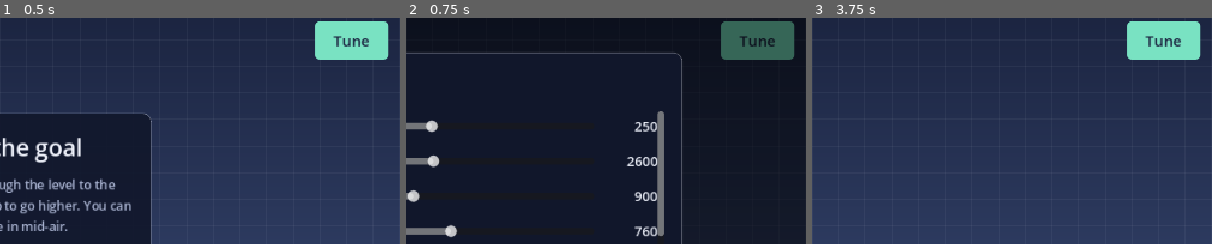
Above: before the commit, frames 1-3 (left to right).
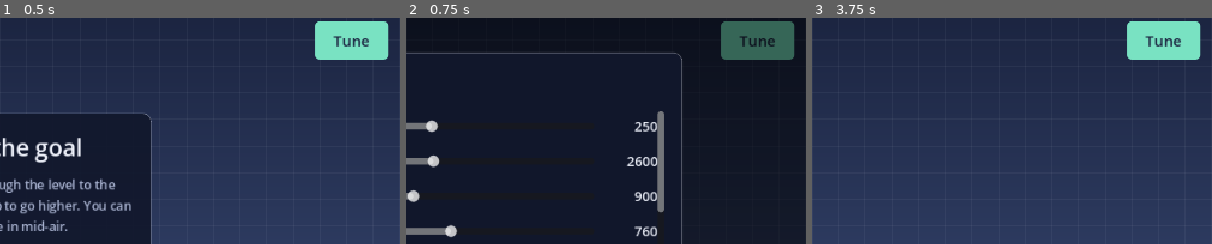
Above: after the commit, the same moments.

Repository: Wut-Lab/Gdtest
Game: Godot game, scene res://scenes/main.tscn
Two runs of this game, one before a commit and one after it. Both use one fixed random seed, a clock stepped at 60 frames per second and the inputs below.
Inputs (mouse positions are % of the whole screen's width and height, from its top left):
- Up to frame 1 (0.5 s): no input
- Up to frame 2 (0.75 s): click "Tune" at 0.5 s
- Up to frame 3 (3.75 s): click "Play" at 1.25 s; click "Play" at 2 s; click "Done" at 2.75 s; move the mouse to (72, 45) at 3.52 s; hold Right (move_right) from 3.53 s (still down); hold Space (jump) from 3.53 s (still down); click (72, 45) at 3.67 s
The pictures show only the part of the screen within x 50-100%, y 1-51%; the shares and areas given below are measured in that part.

Frame 1 is identical in both runs. In frame 2, 0.2% of the frame differs, in the area x 62-65%, y 85-97%; in frame 3, nothing differs.

Commit message:
Add rubber wall tile and a rubber chimney to level 1
- Rubber wall (W): yellow rubber turned on its side. Running into it throws you
  back (90% of your speed, at least 320 px/s) with a small hop, and ignores
  steering for 0.25 s so the kick is felt. Hitting it mid-air while holding
  jump wall-jumps up and away. Its top bounces like rubber.
- Level 1 ends with a chimney: a rubber pillar facing the tower's rubber face,
  climbed by wall-jumping; a parapet stops overshoots next to the goal. Blue
  warp now skips the rubber-pad section instead.
- Tuning panel: rubber wall kick, wall jump and no-steer time.
- Level editor: rubber wall tile. Bot climbs rubber walls.

Co-Authored-By: Claude Opus 5.5 <noreply@anthropic.com>
Claude-Session: https://claude.ai/code/session_013BExeN3Av7UrPxUm7ac5Ht

Diff:
--- a/art/tileset.tres
+++ b/art/tileset.tres
@@ -15,10 +15,16 @@
 3:0/0 = 0
 3:0/0/physics_layer_0/polygon_0/points = PackedVector2Array(-16, -16, 16, -16, 16, 16, -16, 16)
 3:0/0/custom_data_0 = true
+4:0/0 = 0
+4:0/0/physics_layer_0/polygon_0/points = PackedVector2Array(-16, -16, 16, -16, 16, 16, -16, 16)
+4:0/0/custom_data_0 = true
+4:0/0/custom_data_1 = true
 
 [resource]
 tile_size = Vector2i(32, 32)
 physics_layer_0/collision_layer = 1
 custom_data_layer_0/name = "rubber"
 custom_data_layer_0/type = 1
+custom_data_layer_1/name = "rubber_wall"
+custom_data_layer_1/type = 1
 sources/0 = SubResource("TileSetAtlasSource_anfm0")
--- a/levels/level_01.tscn
+++ b/levels/level_01.tscn
@@ -6,17 +6,17 @@
 [ext_resource type="PackedScene" path="res://scenes/goal.tscn" id="4_j0sdw"]
 [ext_resource type="Script" path="res://scripts/goal.gd" id="5_jy02f"]
 
-[node name="Level01" type="Node2D" unique_id=2133621595]
+[node name="Level01" type="Node2D" unique_id=1044882721]
 script = ExtResource("1_mllcm")
 map_file = "res://levels/level_01.txt"
 teleporter_scene = ExtResource("2_q7ibo")
 
-[node name="Ground" type="TileMapLayer" parent="." unique_id=1555989535]
+[node name="Ground" type="TileMapLayer" parent="." unique_id=1589770661]
 tile_set = ExtResource("3_cg8v6")
 
-[node name="Start" type="Marker2D" parent="." unique_id=1882462106]
+[node name="Start" type="Marker2D" parent="." unique_id=1753432660]
 position = Vector2(80, 468)
 
-[node name="Goal" type="Area2D" parent="." unique_id=425612406 instance=ExtResource("4_j0sdw")]
+[node name="Goal" type="Area2D" parent="." unique_id=1148535668 instance=ExtResource("4_j0sdw")]
 position = Vector2(2832, 334)
 script = ExtResource("5_jy02f")
--- a/scenes/goal.tscn
+++ b/scenes/goal.tscn
@@ -5,8 +5,8 @@
 [sub_resource type="RectangleShape2D" id="RectangleShape2D_sx1j4"]
 size = Vector2(24, 24)
 
-[node name="Goal" type="Area2D" unique_id=425612406]
+[node name="Goal" type="Area2D" unique_id=1148535668]
 script = ExtResource("1_jbojv")
 
-[node name="CollisionShape2D" type="CollisionShape2D" parent="." unique_id=374717500]
+[node name="CollisionShape2D" type="CollisionShape2D" parent="." unique_id=317726945]
 shape = SubResource("RectangleShape2D_sx1j4")
--- a/scenes/hud.tscn
+++ b/scenes/hud.tscn
@@ -4,11 +4,11 @@
 [ext_resource type="Theme" path="res://art/ui_theme.tres" id="2_6fi6k"]
 [ext_resource type="Script" path="res://scripts/tuning_panel.gd" id="3_uo2fv"]
 
-[node name="HUD" type="CanvasLayer" unique_id=1189703492]
+[node name="HUD" type="CanvasLayer" unique_id=503562788]
 process_mode = 3
 script = ExtResource("1_5ysmq")
 
-[node name="Root" type="Control" parent="." unique_id=1531751814]
+[node name="Root" type="Control" parent="." unique_id=885602796]
 layout_mode = 3
 anchors_preset = 15
 anchor_right = 1.0
@@ -16,7 +16,7 @@
 mouse_filter = 2
 theme = ExtResource("2_6fi6k")
 
-[node name="TimeLabel" type="Label" parent="Root" unique_id=1674592352]
+[node name="TimeLabel" type="Label" parent="Root" unique_id=820754146]
 unique_name_in_owner = true
 layout_mode = 0
 offset_left = 14.0
@@ -26,7 +26,7 @@
 theme_type_variation = &"StatLabel"
 text = "0.00s"
 
-[node name="FallsLabel" type="Label" parent="Root" unique_id=1311657728]
+[node name="FallsLabel" type="Label" parent="Root" unique_id=582624327]
 unique_name_in_owner = true
 layout_mode = 0
 offset_left = 14.0
@@ -36,26 +36,26 @@
 theme_type_variation = &"SmallLabel"
 text = "Falls 0"
 
-[node name="StartMenu" type="CenterContainer" parent="Root" unique_id=2141828800]
+[node name="StartMenu" type="CenterContainer" parent="Root" unique_id=626468508]
 unique_name_in_owner = true
 layout_mode = 0
 anchor_right = 1.0
 anchor_bottom = 1.0
 
-[node name="Panel" type="PanelContainer" parent="Root/StartMenu" unique_id=72017611]
+[node name="Panel" type="PanelContainer" parent="Root/StartMenu" unique_id=487539717]
 layout_mode = 2
 
-[node name="Box" type="VBoxContainer" parent="Root/StartMenu/Panel" unique_id=84787759]
+[node name="Box" type="VBoxContainer" parent="Root/StartMenu/Panel" unique_id=1735828387]
 layout_mode = 2
 theme_override_constants/separation = 14
 
-[node name="Title" type="Label" parent="Root/StartMenu/Panel/Box" unique_id=1979405887]
+[node name="Title" type="Label" parent="Root/StartMenu/Panel/Box" unique_id=679315434]
 layout_mode = 2
 theme_type_variation = &"TitleLabel"
 text = "Reach the goal"
 horizontal_alignment = 1
 
-[node name="StartBody" type="Label" parent="Root/StartMenu/Panel/Box" unique_id=1318839684]
+[node name="StartBody" type="Label" parent="Root/StartMenu/Panel/Box" unique_id=1611095394]
 unique_name_in_owner = true
 custom_minimum_size = Vector2(320, 0)
 layout_mode = 2
@@ -66,34 +66,34 @@
 horizontal_alignment = 1
 autowrap_mode = 3
 
-[node name="PlayButton" type="Button" parent="Root/StartMenu/Panel/Box" unique_id=1357118927]
+[node name="PlayButton" type="Button" parent="Root/StartMenu/Panel/Box" unique_id=1932428893]
 unique_name_in_owner = true
 custom_minimum_size = Vector2(160, 44)
 layout_mode = 2
 size_flags_horizontal = 4
 text = "Play"
 
-[node name="WinMenu" type="CenterContainer" parent="Root" unique_id=533613211]
+[node name="WinMenu" type="CenterContainer" parent="Root" unique_id=1818120099]
 unique_name_in_owner = true
 visible = false
 layout_mode = 0
 anchor_right = 1.0
 anchor_bottom = 1.0
 
-[node name="Panel" type="PanelContainer" parent="Root/WinMenu" unique_id=1442260809]
+[node name="Panel" type="PanelContainer" parent="Root/WinMenu" unique_id=598415976]
 layout_mode = 2
 
-[node name="Box" type="VBoxContainer" parent="Root/WinMenu/Panel" unique_id=2086490521]
+[node name="Box" type="VBoxContainer" parent="Root/WinMenu/Panel" unique_id=1871867103]
 layout_mode = 2
 theme_override_constants/separation = 14
 
-[node name="Title" type="Label" parent="Root/WinMenu/Panel/Box" unique_id=895581892]
+[node name="Title" type="Label" parent="Root/WinMenu/Panel/Box" unique_id=1020633921]
 layout_mode = 2
 theme_type_variation = &"TitleLabel"
 text = "Goal reached"
 horizontal_alignment = 1
 
-[node name="ResultLabel" type="Label" parent="Root/WinMenu/Panel/Box" unique_id=2094290071]
+[node name="ResultLabel" type="Label" parent="Root/WinMenu/Panel/Box" unique_id=2085658110]
 unique_name_in_owner = true
 custom_minimum_size = Vector2(320, 0)
 layout_mode = 2
@@ -102,14 +102,14 @@
 horizontal_alignment = 1
 autowrap_mode = 3
 
-[node name="AgainButton" type="Button" parent="Root/WinMenu/Panel/Box" unique_id=577378178]
+[node name="AgainButton" type="Button" parent="Root/WinMenu/Panel/Box" unique_id=1208568601]
 unique_name_in_owner = true
 custom_minimum_size = Vector2(160, 44)
 layout_mode = 2
 size_flags_horizontal = 4
 text = "Play again"
 
-[node name="TuneButton" type="Button" parent="Root" unique_id=1223464221]
+[node name="TuneButton" type="Button" parent="Root" unique_id=1969520387]
 unique_name_in_owner = true
 layout_mode = 0
 anchor_left = 1.0
@@ -121,7 +121,7 @@
 focus_mode = 0
 text = "Tune"
 
-[node name="TuningPanel" type="Control" parent="Root" unique_id=1805080857]
+[node name="TuningPanel" type="Control" parent="Root" unique_id=1045437037]
 unique_name_in_owner = true
 anchors_preset = 0
 anchor_right = 1.0
--- a/scenes/main.tscn
+++ b/scenes/main.tscn
@@ -17,27 +17,27 @@
 height = 256
 fill_to = Vector2(0, 1)
 
-[node name="Main" type="Node" unique_id=513229366]
+[node name="Main" type="Node" unique_id=864145207]
 script = ExtResource("1_o6xl0")
 level_scene = ExtResource("2_tipki")
 player_scene = ExtResource("3_85g3d")
 
-[node name="Background" type="CanvasLayer" parent="." unique_id=295537445]
+[node name="Background" type="CanvasLayer" parent="." unique_id=2112834996]
 layer = -1
 
-[node name="Sky" type="TextureRect" parent="Background" unique_id=1005665200]
+[node name="Sky" type="TextureRect" parent="Background" unique_id=258648770]
 anchors_preset = 15
 anchor_right = 1.0
 anchor_bottom = 1.0
 texture = SubResource("GradientTexture2D_jkv2x")
 expand_mode = 1
 
-[node name="World" type="Node2D" parent="." unique_id=1282220434]
+[node name="World" type="Node2D" parent="." unique_id=1890396854]
 
-[node name="HUD" type="CanvasLayer" parent="." unique_id=1189703492 instance=ExtResource("4_choun")]
+[node name="HUD" type="CanvasLayer" parent="." unique_id=503562788 instance=ExtResource("4_choun")]
 process_mode = 3
 script = ExtResource("5_ya4ey")
 
-[node name="TouchControls" type="CanvasLayer" parent="." unique_id=268614523 instance=ExtResource("6_eb6dy")]
+[node name="TouchControls" type="CanvasLayer" parent="." unique_id=190659222 instance=ExtResource("6_eb6dy")]
 layer = 2
 script = ExtResource("7_trceg")
--- a/scenes/player.tscn
+++ b/scenes/player.tscn
@@ -8,18 +8,18 @@
 [sub_resource type="Gradient" id="Gradient_qhqgy"]
 colors = PackedColorArray(0.93333334, 0.94509804, 0.98039216, 0.9, 0.93333334, 0.94509804, 0.98039216, 0)
 
-[node name="Player" type="CharacterBody2D" unique_id=1564714648]
+[node name="Player" type="CharacterBody2D" unique_id=484297531]
 floor_snap_length = 4.0
 script = ExtResource("1_3vyb7")
 
-[node name="CollisionShape2D" type="CollisionShape2D" parent="." unique_id=419329616]
+[node name="CollisionShape2D" type="CollisionShape2D" parent="." unique_id=339726106]
 shape = SubResource("RectangleShape2D_g2els")
 
-[node name="Camera2D" type="Camera2D" parent="." unique_id=121314920]
+[node name="Camera2D" type="Camera2D" parent="." unique_id=707137153]
 position_smoothing_enabled = true
 position_smoothing_speed = 8.0
 
-[node name="Dust" type="CPUParticles2D" parent="." unique_id=878547768]
+[node name="Dust" type="CPUParticles2D" parent="." unique_id=1971571541]
 position = Vector2(0, 12)
 emitting = false
 lifetime = 0.4
--- a/scenes/teleporter.tscn
+++ b/scenes/teleporter.tscn
@@ -5,8 +5,8 @@
 [sub_resource type="RectangleShape2D" id="RectangleShape2D_pce0k"]
 size = Vector2(24, 24)
 
-[node name="Teleporter" type="Area2D" unique_id=1179825016]
+[node name="Teleporter" type="Area2D" unique_id=1516895863]
 script = ExtResource("1_vurns")
 
-[node name="CollisionShape2D" type="CollisionShape2D" parent="." unique_id=906878290]
+[node name="CollisionShape2D" type="CollisionShape2D" parent="." unique_id=1982708040]
 shape = SubResource("RectangleShape2D_pce0k")
--- a/scenes/touch_controls.tscn
+++ b/scenes/touch_controls.tscn
@@ -15,13 +15,13 @@
 [sub_resource type="CircleShape2D" id="CircleShape2D_tve8x"]
 radius = 46.0
 
-[node name="TouchControls" type="CanvasLayer" unique_id=268614523]
+[node name="TouchControls" type="CanvasLayer" unique_id=190659222]
 layer = 2
 script = ExtResource("1_c1tq5")
 
-[node name="Pad" type="Node2D" parent="." unique_id=550650096]
+[node name="Pad" type="Node2D" parent="." unique_id=232877648]
 
-[node name="Left" type="TouchScreenButton" parent="Pad" unique_id=321356249]
+[node name="Left" type="TouchScreenButton" parent="Pad" unique_id=1204616539]
 position = Vector2(18, 450)
 texture_normal = ExtResource("2_pefoi")
 texture_pressed = ExtResource("3_mc04f")
@@ -29,11 +29,11 @@
 passby_press = true
 action = "move_left"
 
-[node name="Arrow" type="Polygon2D" parent="Pad/Left" unique_id=1620543896]
+[node name="Arrow" type="Polygon2D" parent="Pad/Left" unique_id=2056087587]
 color = Color(0.93333334, 0.94509804, 0.98039216, 1)
 polygon = PackedVector2Array(29, 38, 45, 24, 45, 52)
 
-[node name="Right" type="TouchScreenButton" parent="Pad" unique_id=942963783]
+[node name="Right" type="TouchScreenButton" parent="Pad" unique_id=1333948127]
 position = Vector2(106, 450)
 texture_normal = ExtResource("2_pefoi")
 texture_pressed = ExtResource("3_mc04f")
@@ -41,11 +41,11 @@
 passby_press = true
 action = "move_right"
 
-[node name="Arrow" type="Polygon2D" parent="Pad/Right" unique_id=1687123038]
+[node name="Arrow" type="Polygon2D" parent="Pad/Right" unique_id=736114822]
 color = Color(0.93333334, 0.94509804, 0.98039216, 1)
 polygon = PackedVector2Array(47, 38, 31, 24, 31, 52)
 
-[node name="Jump" type="TouchScreenButton" parent="Pad" unique_id=1482721698]
+[node name="Jump" type="TouchScreenButton" parent="Pad" unique_id=1821217496]
 position = Vector2(850, 434)
 texture_normal = ExtResource("4_i7au1")
 texture_pressed = ExtResource("5_lkmae")
@@ -53,7 +53,7 @@
 passby_press = true
 action = "jump"
 
-[node name="Label" type="Label" parent="Pad/Jump" unique_id=1375332112]
+[node name="Label" type="Label" parent="Pad/Jump" unique_id=675447247]
 offset_right = 92.0
 offset_bottom = 92.0
 theme_override_font_sizes/font_size = 18
--- a/scripts/level.gd
+++ b/scripts/level.gd
@@ -5,7 +5,7 @@
 ##
 ## Text map characters, one per 32 px tile:
 ##   .  empty        #  ground        =  floating platform (jump up through it)
-##   R  rubber       P  player start  G  goal
+##   R  rubber       W  rubber wall   P  player start  G  goal
 ##   1  red teleport     2  yellow teleport     3  blue teleport   (each color links its pair)
 
 signal goal_reached
@@ -15,6 +15,7 @@
 const ATLAS_GROUND_FILL := Vector2i(1, 0)
 const ATLAS_PLATFORM := Vector2i(2, 0)
 const ATLAS_RUBBER := Vector2i(3, 0)
+const ATLAS_RUBBER_WALL := Vector2i(4, 0)
 const TELEPORT_COLORS := {"1": "red", "2": "yellow", "3": "blue"}
 
 @export_file("*.txt") var map_file := ""
@@ -60,7 +61,7 @@
 		for x in line.length():
 			var ch := line[x]
 			match ch:
-				"#", "=", "R":
+				"#", "=", "R", "W":
 					cells[Vector2i(x, y)] = ch
 				"P":
 					start_cell = Vector2i(x, y)
@@ -119,8 +120,10 @@
 			return ATLAS_PLATFORM
 		"R":
 			return ATLAS_RUBBER
+		"W":
+			return ATLAS_RUBBER_WALL
 	var above: String = cells.get(cell + Vector2i.UP, "")
-	return ATLAS_GROUND_FILL if above == "#" or above == "R" else ATLAS_GROUND_TOP
+	return ATLAS_GROUND_FILL if above in ["#", "R", "W"] else ATLAS_GROUND_TOP
 
 
 ## The playable area: from the top of the screen down to the lowest tile.
--- a/scripts/player.gd
+++ b/scripts/player.gd
@@ -6,6 +6,7 @@
 signal fell
 signal bounced
 signal teleported
+signal wall_bounced
 
 const SIZE := 24.0
 
@@ -40,6 +41,18 @@
 @export var bounce_threshold := 150.0
 @export var max_bounce_speed := 1100.0
 
+@export_group("Rubber wall")
+## Share of your running speed a rubber wall throws back at you.
+@export var wall_bounciness := 0.9
+## The weakest kick a rubber wall gives, so even a slow bump sends you back.
+@export var wall_kick := 320.0
+## Hitting a rubber wall on the ground bumps you up this fast, so you leave the ground.
+@export var wall_hop := 260.0
+## Hitting one in mid-air while holding jump launches you up this many times a normal jump.
+@export var wall_jump := 0.95
+## For this long after a wall bounce your own steering is ignored, so the kick is felt.
+@export var wall_stun := 0.25
+
 @export_group("Look")
 @export var color := Color("ff6b5e")
 @export var eye_color := Color("1b2440")
@@ -55,6 +68,7 @@
 var _squash := Vector2.ONE
 var _was_on_floor := true
 var _bouncing := false
+var _stun := 0.0
 
 @onready var camera: Camera2D = $Camera2D
 @onready var dust: CPUParticles2D = $Dust
@@ -68,6 +82,7 @@
 	_squash = Vector2.ONE
 	_was_on_floor = true
 	_bouncing = false
+	_stun = 0.0
 	camera.reset_smoothing()
 
 
@@ -96,7 +111,9 @@
 	var on_floor := is_on_floor()
 
 	var dir := Input.get_axis("move_left", "move_right")
-	if dir != 0.0:
+	if _stun > 0.0:
+		_stun = maxf(_stun - delta, 0.0)   # just bounced off a rubber wall: no steering yet
+	elif dir != 0.0:
 		_face = signf(dir)
 		var acc := ground_accel if on_floor else air_accel
 		velocity.x = move_toward(velocity.x, dir * run_speed, acc * delta)
@@ -129,7 +146,7 @@
 
 	var before := velocity
 	move_and_slide()
-	var bounced_now := _apply_rubber(before)
+	var bounced_now := _apply_rubber(before, on_floor)
 
 	if not bounced_now and is_on_floor() and not _was_on_floor and before.y > 250.0:
 		var amount := clampf((before.y - 200.0) / 700.0, 0.0, 1.0)
@@ -143,12 +160,31 @@
 
 ## Bounce off any rubber tile touched this frame. The surface reflects the velocity
 ## that points into it, keeping the rest, so you bounce away in the direction you came from.
-func _apply_rubber(before: Vector2) -> bool:
+func _apply_rubber(before: Vector2, was_on_floor: bool) -> bool:
 	for i in get_slide_collision_count():
 		var col := get_slide_collision(i)
-		if not _is_rubber(col):
+		var data := _rubber_data(col)
+		if data == null:
 			continue
 		var n := col.get_normal()
+		var is_wall := bool(data.get_custom_data("rubber_wall"))
+		var into_side := absf(n.x) > 0.7 and before.x * n.x < -30.0
+		if is_wall and into_side:
+			# Rubber wall: throw the player back the way they came.
+			velocity.x = n.x * maxf(absf(before.x) * wall_bounciness, wall_kick)
+			if not was_on_floor and Input.is_action_pressed("jump"):
+				velocity.y = minf(before.y, -jump_velocity * wall_jump)   # wall jump
+			elif was_on_floor:
+				velocity.y = -wall_hop                                     # bumped off the ground
+			else:
+				velocity.y = before.y
+			_bouncing = velocity.y < 0.0
+			_stun = wall_stun
+			_face = signf(n.x)
+			_squash = Vector2(0.6, 1.25)
+			_puff()
+			wall_bounced.emit()
+			return true
 		if n.y < -0.7 and before.y > bounce_threshold:
 			# Landed on top: reflect upward, keep the sideways speed.
 			var speed := before.y * rubber_bounciness
@@ -162,8 +198,8 @@
 			_puff()
 			bounced.emit()
 			return true
-		elif absf(n.x) > 0.7 and absf(before.x) > 60.0:
-			# Hit the side: push back the other way.
+		elif into_side and absf(before.x) > 60.0:
+			# Side of a rubber floor tile: a softer push back.
 			velocity.x = n.x * maxf(absf(before.x) * rubber_bounciness, 150.0)
 			_squash = Vector2(0.7, 1.2)
 		elif n.y > 0.7 and before.y < -bounce_threshold:
@@ -172,16 +208,18 @@
 	return false
 
 
-func _is_rubber(col: KinematicCollision2D) -> bool:
+## The tile data of a rubber tile that was hit, or null for anything else.
+func _rubber_data(col: KinematicCollision2D) -> TileData:
 	var layer := col.get_collider() as TileMapLayer
 	if layer == null:
-		return false
+		return null
 	# Tiles are merged into larger physics bodies, so find the tile from the contact point,
 	# nudged a little into the surface that was hit.
 	var inside := col.get_position() - col.get_normal() * 2.0
-	var coords := layer.local_to_map(layer.to_local(inside))
-	var data := layer.get_cell_tile_data(coords)
-	return data != null and bool(data.get_custom_data("rubber"))
+	var data := layer.get_cell_tile_data(layer.local_to_map(layer.to_local(inside)))
+	if data == null or not bool(data.get_custom_data("rubber")):
+		return null
+	return data
 
 
 func _puff() -> void:
--- a/scripts/tuning_panel.gd
+++ b/scripts/tuning_panel.gd
@@ -19,6 +19,9 @@
 	["jump_buffer_time", "Early jump grace (s)", 0.0, 0.3, 0.01],
 	["rubber_bounciness", "Rubber bounciness", 0.3, 1.0, 0.01],
 	["rubber_boost", "Rubber boost (hold jump)", 1.0, 2.0, 0.05],
+	["wall_kick", "Rubber wall kick", 100.0, 700.0, 10.0],
+	["wall_jump", "Rubber wall jump", 0.5, 1.5, 0.05],
+	["wall_stun", "Wall bounce no-steer (s)", 0.0, 0.6, 0.01],
 	["squash_recovery", "Squash settle speed", 3.0, 30.0, 0.5],
 ]
 
--- a/tools/bot.gd
+++ b/tools/bot.gd
@@ -8,6 +8,7 @@
 var hold := 0
 var bounces := 0
 var teleports := 0
+var wall_bounces := 0
 var puffs := 0
 var min_squash_y := 1.0
 var max_squash_y := 1.0
@@ -32,6 +33,7 @@
 	if frame == 5:
 		main.new_run()
 		main.player.bounced.connect(func() -> void: bounces += 1)
+		main.player.wall_bounced.connect(func() -> void: wall_bounces += 1)
 		main.player.teleported.connect(func() -> void:
 			teleports += 1
 			print("  teleported to x=%.0f y=%.0f" % [main.player.position.x, main.player.position.y]))
@@ -53,7 +55,12 @@
 				gap = false
 		var on_rubber: bool = _is_rubber(ground, int(floor(x / 32.0)), feet_row + 1)
 		var rubber_ahead: bool = _is_rubber(ground, land_col, feet_row + 1)
-		if on_rubber or rubber_ahead:
+		var wall_is_rubber: bool = ground.get_cell_atlas_coords(Vector2i(col, feet_row)) == Vector2i(4, 0)
+		if wall and wall_is_rubber:
+			# Rubber wall: jump into it and keep holding to wall-jump up between rubber walls.
+			Input.action_press("jump"); hold = 400
+			print("  climb rubber wall at x=%.0f (col %d)" % [x, col])
+		elif on_rubber or rubber_ahead:
 			Input.action_press("jump"); hold = 80
 			print("  jump onto rubber at x=%.0f (col %d)" % [x, col])
 		elif wall or gap:
@@ -74,7 +81,7 @@
 	_dust_was_emitting = emitting
 
 	if main.state == main.State.WON:
-		print("RESULT: WON in %.2fs, falls %d, rubber bounces %d, teleports %d" % [main.run_time, main.falls, bounces, teleports])
+		print("RESULT: WON in %.2fs, falls %d, rubber bounces %d, wall bounces %d, teleports %d" % [main.run_time, main.falls, bounces, wall_bounces, teleports])
 		print("ANIM: stretch up to %.2f, squash down to %.2f, dust puffs %d" % [max_squash_y, min_squash_y, puffs])
 		quit(0)
 		return true
--- a/tools/build_scenes.gd
+++ b/tools/build_scenes.gd
@@ -107,21 +107,26 @@
 	ts.add_custom_data_layer()
 	ts.set_custom_data_layer_name(0, "rubber")
 	ts.set_custom_data_layer_type(0, TYPE_BOOL)
+	ts.add_custom_data_layer()
+	ts.set_custom_data_layer_name(1, "rubber_wall")
+	ts.set_custom_data_layer_type(1, TYPE_BOOL)
 	var src := TileSetAtlasSource.new()
 	src.texture = load("res://art/tiles.png")
 	src.texture_region_size = Vector2i(T, T)
-	for i in 4:
+	for i in 5:
 		src.create_tile(Vector2i(i, 0))
 	ts.add_source(src, 0)
 	var square := PackedVector2Array([Vector2(-16, -16), Vector2(16, -16), Vector2(16, 16), Vector2(-16, 16)])
-	for i in 4:
+	for i in 5:
 		var td := src.get_tile_data(Vector2i(i, 0), 0)
 		td.add_collision_polygon(0)
 		td.set_collision_polygon_points(0, 0, square)
 		if i == 2:
 			td.set_collision_polygon_one_way(0, 0, true)   # jump up through floating platforms
-		if i == 3:
+		if i == 3 or i == 4:
 			td.set_custom_data("rubber", true)             # the player bounces off it
+		if i == 4:
+			td.set_custom_data("rubber_wall", true)        # strong sideways kick and wall jumps
 	return ts
 
 
--- a/tools/make_art.gd
+++ b/tools/make_art.gd
@@ -21,8 +21,9 @@
 
 
 func _tiles() -> Image:
-	# Four 32×32 tiles: 0 = ground surface, 1 = ground fill, 2 = floating platform, 3 = rubber.
-	var img := Image.create_empty(128, 32, false, Image.FORMAT_RGBA8)
+	# Five 32×32 tiles: 0 = ground surface, 1 = ground fill, 2 = floating platform, 3 = rubber,
+	# 4 = rubber wall.
+	var img := Image.create_empty(160, 32, false, Image.FORMAT_RGBA8)
 	img.fill_rect(Rect2i(0, 0, 32, 32), STONE)
 	img.fill_rect(Rect2i(0, 0, 32, 6), STONE_TOP)
 	img.fill_rect(Rect2i(0, 6, 1, 26), STONE_SIDE)
@@ -35,7 +36,33 @@
 	img.fill_rect(Rect2i(64, 26, 32, 6), STONE_SIDE)
 	img.fill_rect(Rect2i(64, 6, 1, 20), STONE_SIDE)
 	_rubber(img, 96)
+	_rubber_wall(img, 128)
 	return img
+
+
+func _rubber_wall(img: Image, ox: int) -> void:
+	# The same yellow rubber turned on its side: glossy left edge, shaded right edge, and
+	# vertical grip ribs. Top and bottom are flat so stacked tiles read as one column.
+	var body := Color("f2c230")
+	var light := Color("ffe27a")
+	var shade := Color("b8860b")
+	var groove := Color("9c7208")
+	for y in 32:
+		for x in 32:
+			var c := body
+			if x < 3:
+				c = light
+			elif x < 5:
+				c = body.lerp(light, 0.5)
+			elif x >= 27:
+				c = shade
+			img.set_pixel(ox + x, y, c)
+	# Three vertical ribs, each with a highlight and a groove.
+	for rx in [9, 16, 23]:
+		img.fill_rect(Rect2i(ox + rx, 0, 2, 32), body.lerp(light, 0.6))
+		img.fill_rect(Rect2i(ox + rx + 2, 0, 1, 32), groove)
+	# Faint seam where tiles stack.
+	img.fill_rect(Rect2i(ox + 5, 31, 22, 1), body.lerp(shade, 0.4))
 
 
 func _rubber(img: Image, ox: int) -> void:
Binary file changed: art/tiles.png
Not shown, changed: levels/level_01.txt
Not shown, changed: CLAUDE.md
